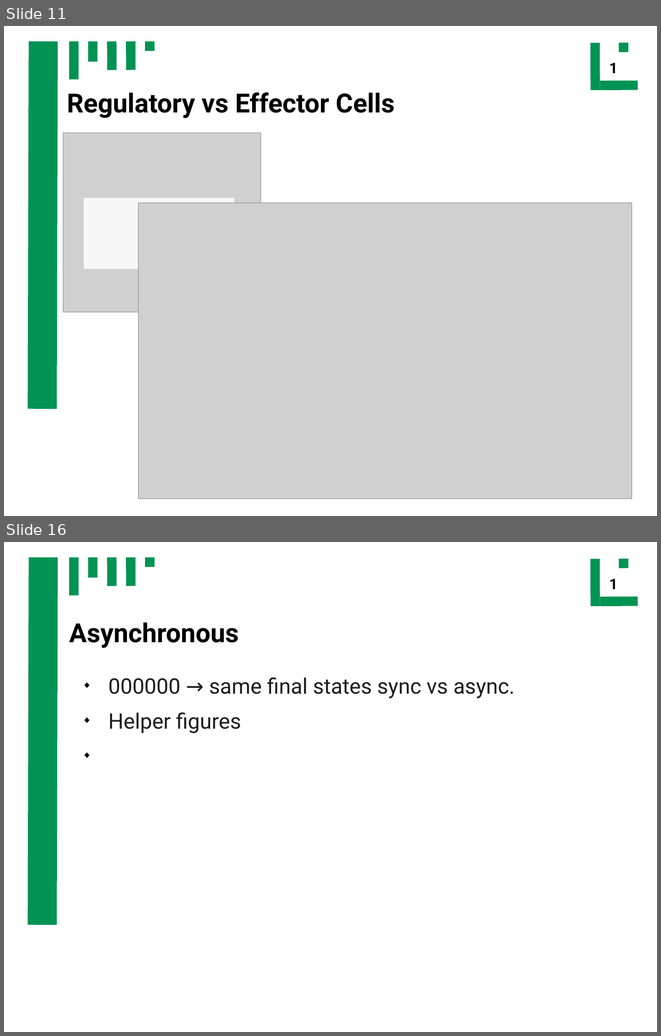
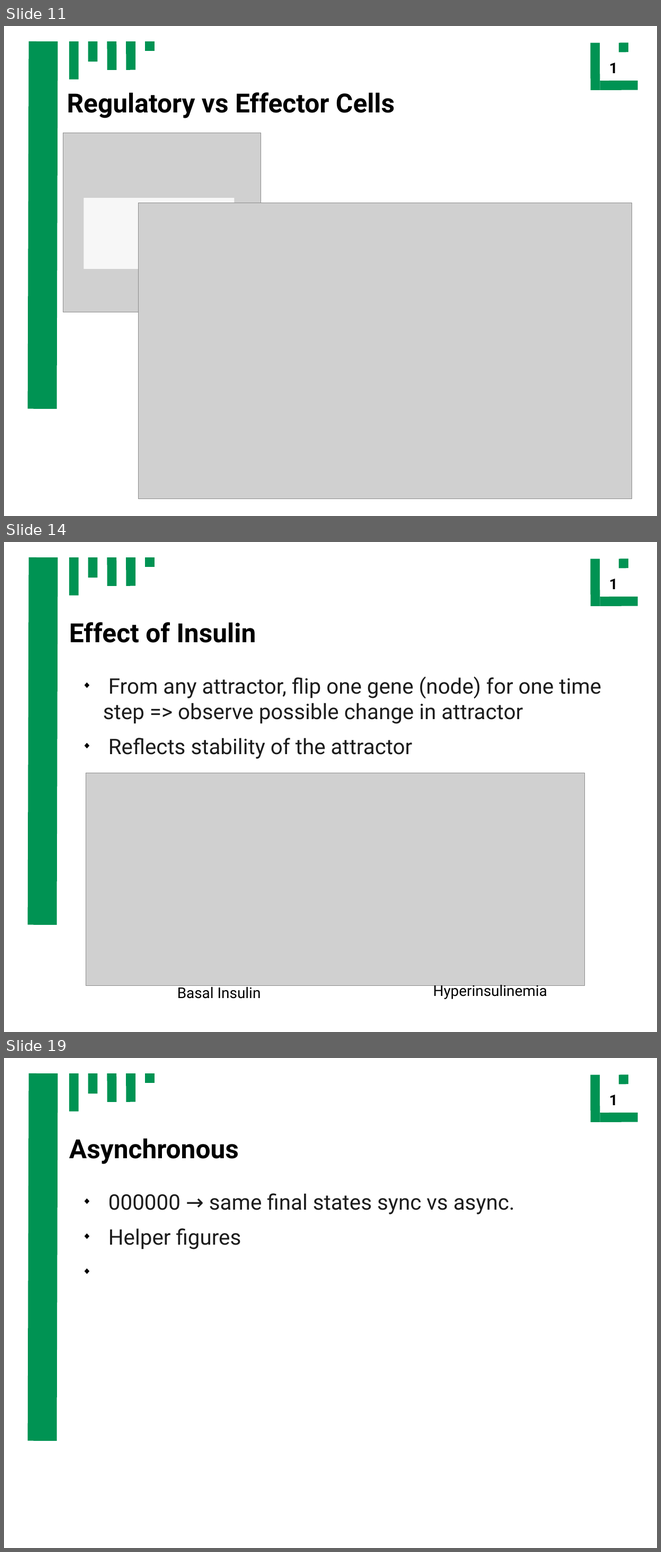
Before and after one commit to ch4perone/HaveFunWithSysBio, a slide deck: presentation.odp. Shown one above the other, each under a label of ours: slides 11 and 16 before the commit, slides 11, 14 and 19 after it; the slides between them are not shown. The pictures are 661x1036 and 661x1552 pixels, drawn with LibreOffice and Linux fonts; fonts in the diff are those of the drawing; grey boxes stand for pictures. Boxes give left, top, right and bottom in pixels: in the first picture for what was removed or moved away, otherwise in the second. Text is boxed around its words. In the diff, an @@ line names an element or a change of style, - is before the commit and + after.

```diff
--- a/presentation.odp
+++ b/presentation.odp
@@ slide 14 added at (4, 542, 657, 1032), background #FFFFFF; not listed: 10 template elements that a slide beside it also shows @@
@@ title added at (69, 622, 256, 643), 32 pt, text #000000, bold @@
+Effect of Insulin
@@ text added at (103, 677, 601, 759), 26 pt, text #1C1C1C @@
+◆ From any attractor, flip one gene (node) for one time step => observe possible change in attractor
+◆ Reflects stability of the attractor
@@ picture added at (86, 773, 585, 985) @@
@@ text added at (177, 984, 261, 998), 18 pt, text #000000 @@
+Basal Insulin
@@ text added at (433, 982, 547, 999), 18 pt, text #000000 @@
+Hyperinsulinemia
@@ what was slide 16 is now slide 19 @@
```
Also in this commit, not shown: 4 slides changed, 7 other slides added, 3 slides removed, 14 other files.
